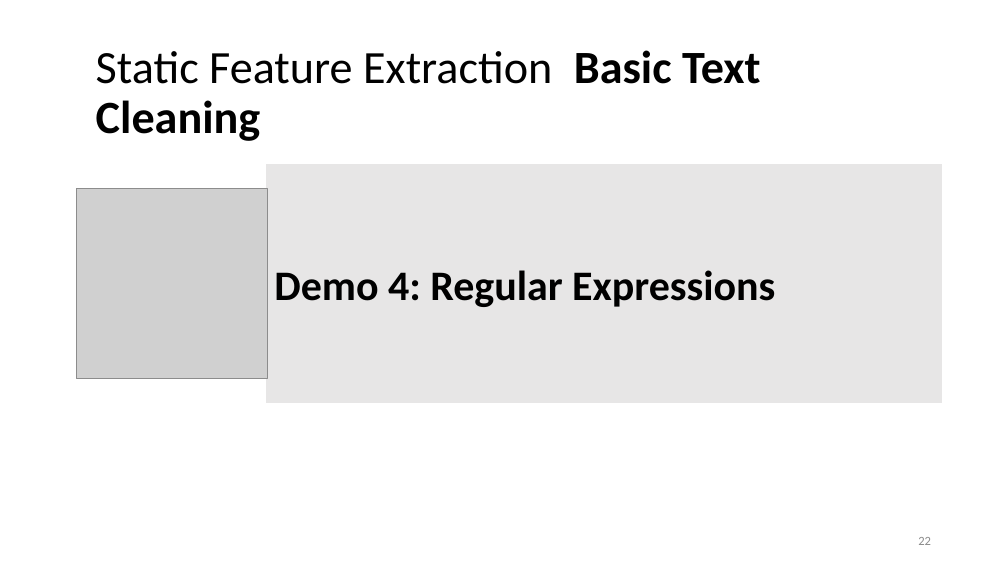
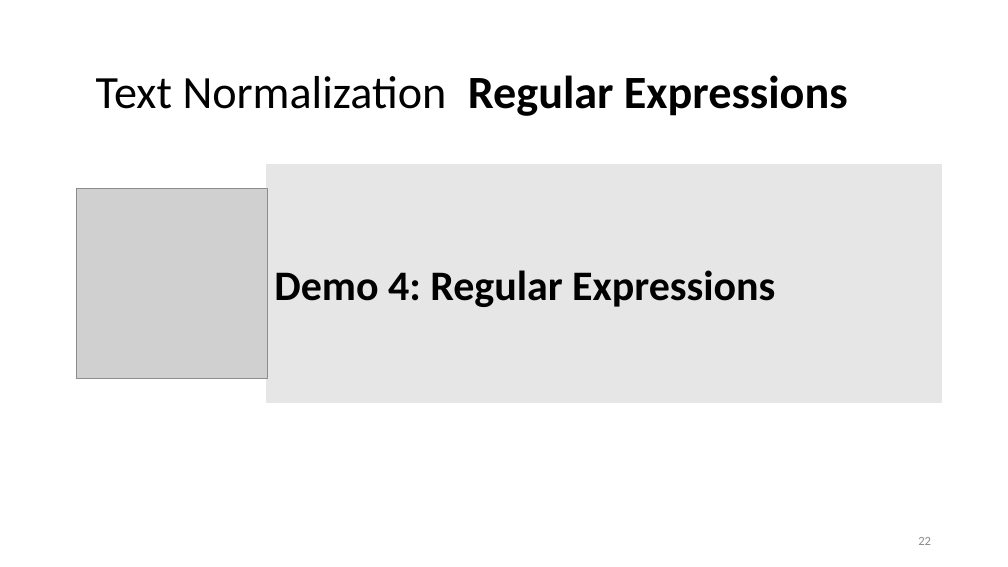
Before and after one commit to lisa-wm/consulting, a slide deck: slide 22 of 5_seminar/Contents_Part_02/slides/slides_II_1.pptx. Drawn at 1008x567 pixels with LibreOffice and Linux fonts; fonts in the diff are those of the drawing; grey boxes stand for pictures. Boxes give left, top, right and bottom in pixels: in the first picture for what was removed or moved away, otherwise in the second. Text is boxed around its words. In the diff, an @@ line names an element or a change of style, - is before the commit and + after.

```diff
--- a/5_seminar/Contents_Part_02/slides/slides_II_1.pptx
+++ b/5_seminar/Contents_Part_02/slides/slides_II_1.pptx
@@ title at [96, 75, 848, 116]: text changed; bold on @@
-Static Feature Extraction Basic Text Cleaning
+Text Normalization Regular Expressions
```
Also in this commit, not shown: 13 other slides changed, 1 slide added, 1 slide removed, 4 other files.
